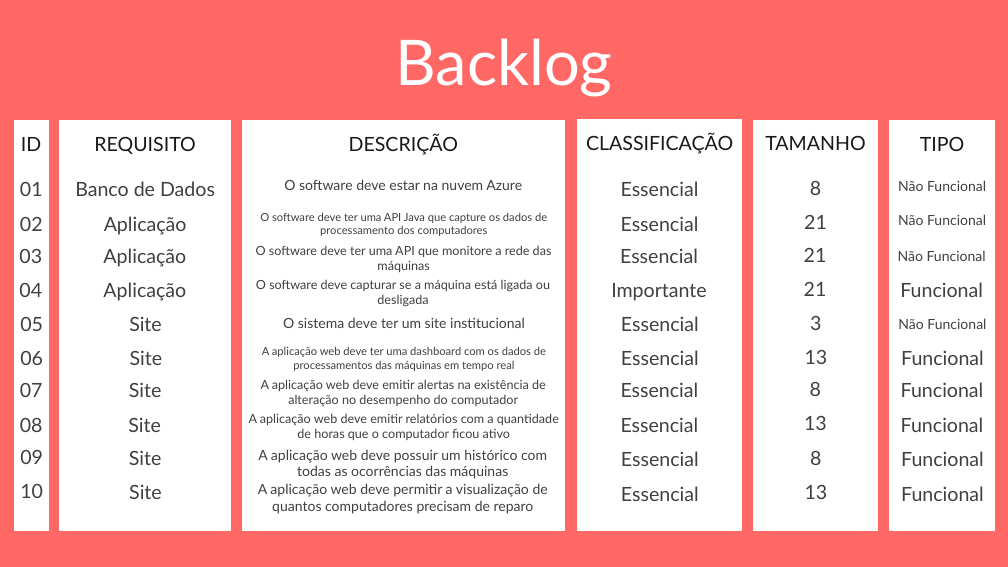
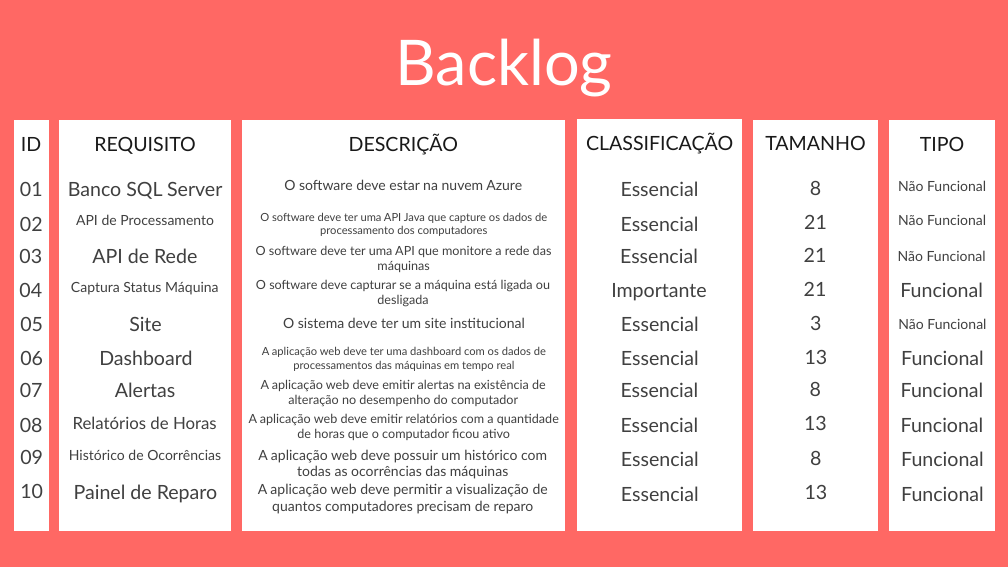
Before and after one commit to christian-raphael/Pyxis, a slide deck: slide 14 of Documentação/Pyxis.pptx. Drawn at 1008x567 pixels with LibreOffice and Linux fonts; fonts in the diff are those of the drawing. Boxes give left, top, right and bottom in pixels: in the first picture for what was removed or moved away, otherwise in the second. Text is boxed around its words. In the diff, an @@ line names an element or a change of style, - is before the commit and + after.

```diff
--- a/Documentação/Pyxis.pptx
+++ b/Documentação/Pyxis.pptx
@@ text at box(68, 182, 222, 199): text changed @@
-Banco de Dados
+Banco SQL Server
@@ text at box(76, 214, 214, 225): text changed; size 28 to 20 pt @@
-Aplicação
+API de Processamento
@@ text at box(92, 248, 197, 263): text changed @@
-Aplicação
+API de Rede
@@ text at box(71, 282, 219, 295): text changed; size 28 to 20 pt @@
-Aplicação
+Captura Status Máquina
@@ text at box(99, 350, 192, 365): text changed @@
-Site
+Dashboard
@@ text at box(115, 382, 175, 397): text changed @@
-Site
+Alertas
@@ text at box(73, 416, 217, 429): text changed; size 28 to 24 pt @@
-Site
+Relatórios de Horas
@@ text at box(69, 449, 221, 460): text changed; size 28 to 20 pt @@
-Site
+Histórico de Ocorrências
@@ text at box(74, 484, 217, 503): text changed @@
-Site
+Painel de Reparo
```
Also in this commit, not shown: 1 other file.
